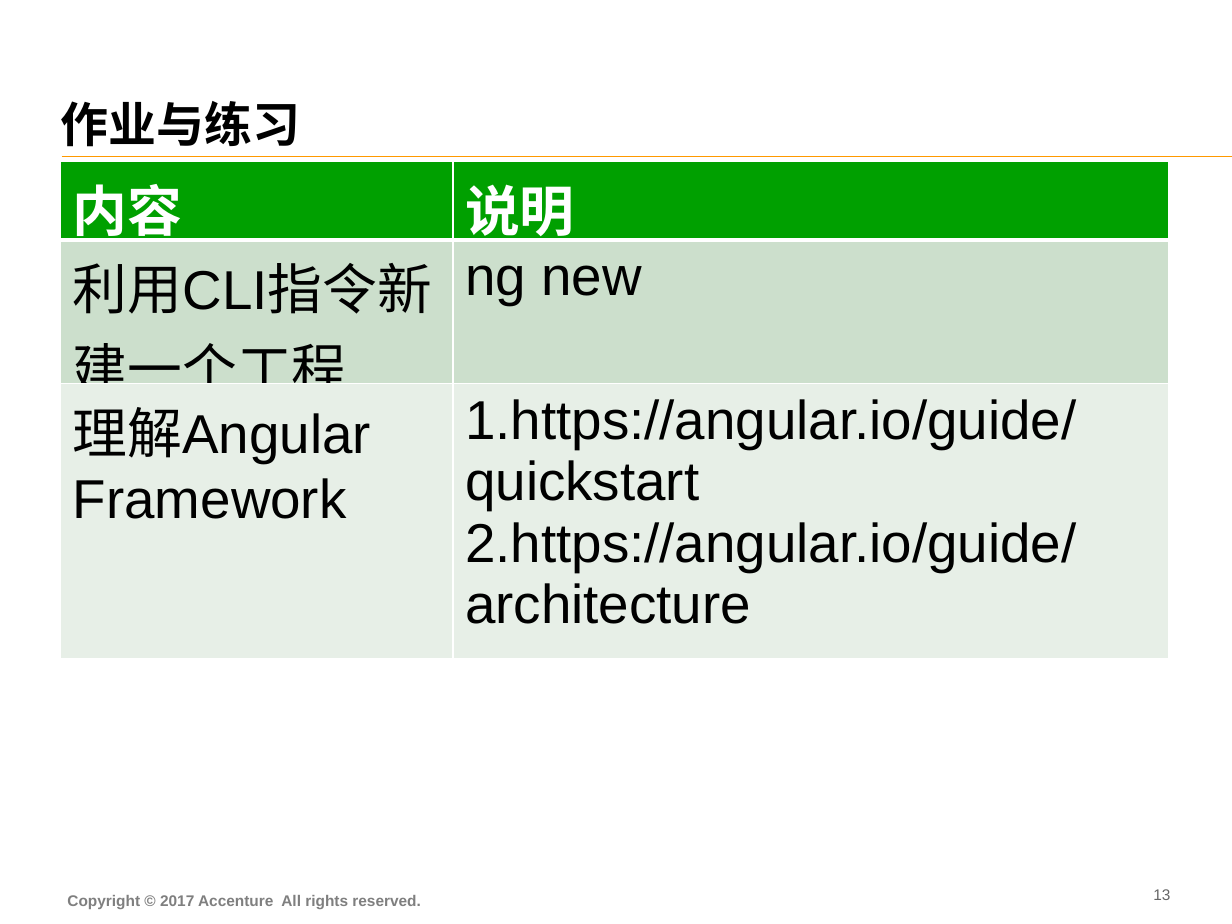
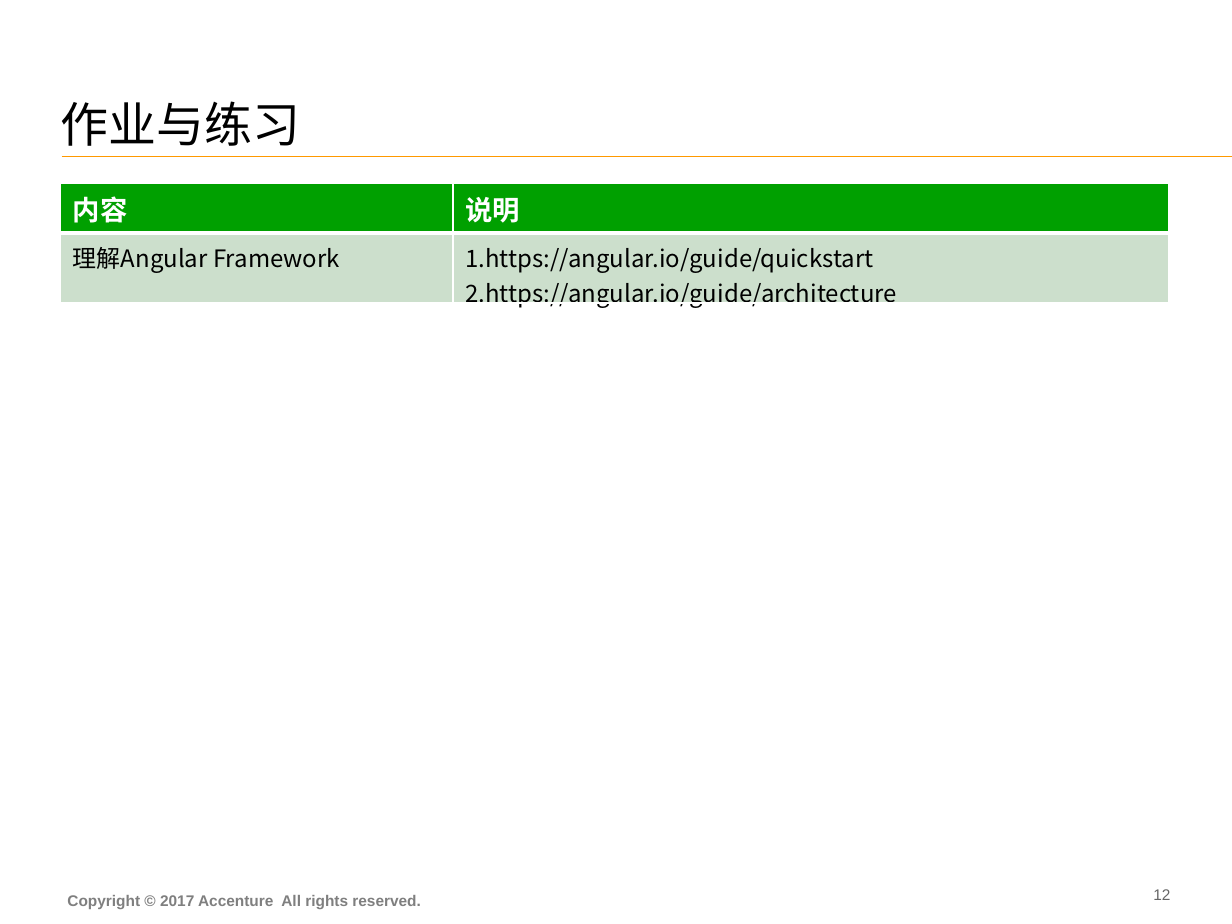
Before and after one commit to FS-Angular-Interest-Group/AngularTraining, a slide deck: slide 13 of PPT/03-Accenture-FS-Angular-Framework.pptx (slide 14 before the commit). Drawn at 1232x924 pixels with LibreOffice and Linux fonts; fonts in the diff are those of the drawing. Boxes give left, top, right and bottom in pixels: in the first picture for what was removed or moved away, otherwise in the second. Text is boxed around its words. In the diff, an @@ line names an element or a change of style, - is before the commit and + after.

Commit message:
Change FontSize of PPT

```diff
--- a/PPT/03-Accenture-FS-Angular-Framework.pptx
+++ b/PPT/03-Accenture-FS-Angular-Framework.pptx
@@ title "作业与练习" at [61,101,300,146]: bold off @@
@@ table at [60,184,1168,312] @@
-row 2: 利用CLI指令新建一个工程 | ng new
@@ table: place and size @@
-table at [60,161,1168,628]
+table at [60,184,1168,312]
@@ page number at [1153,889,1170,900]: text changed @@
-13
+12
```
Also in this commit, not shown: 11 other slides changed, 1 slide removed, 2 other files.
